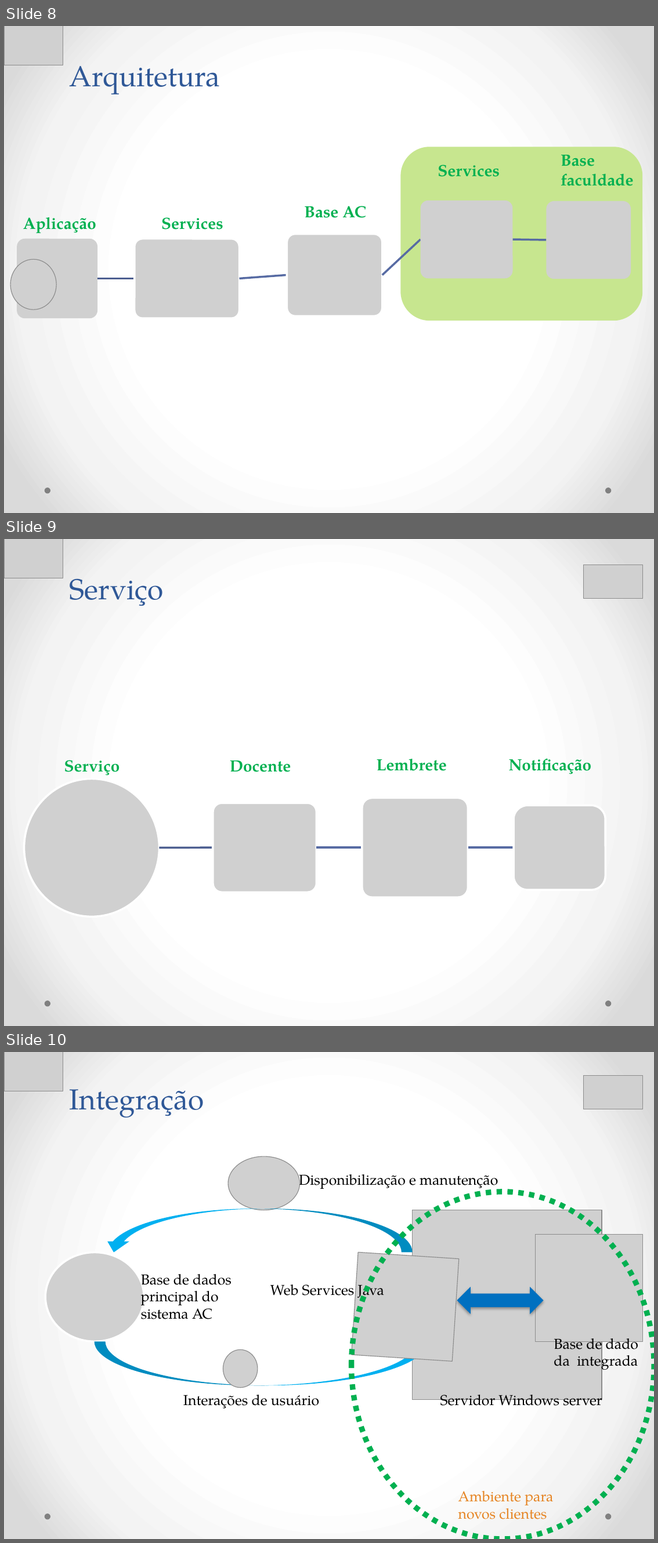
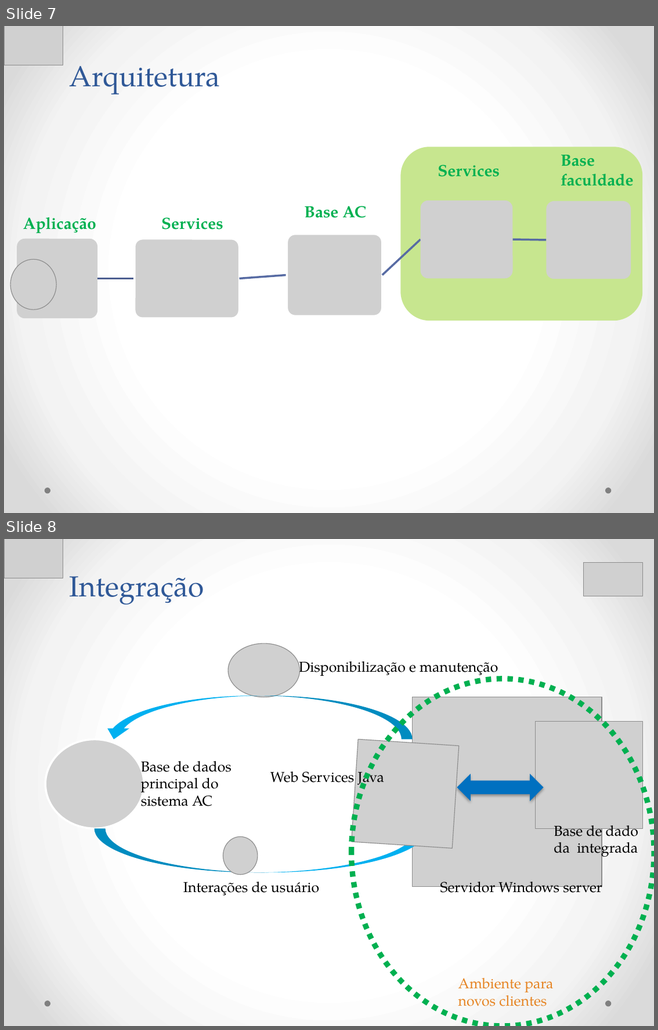
Before and after one commit to Neimarmg/TCC, a slide deck: Documentação final do projeto/Ppt-Final.pptx. Shown one above the other, each under a label of ours: slides 8, 9 and 10 before the commit, slides 7 and 8 after it. The pictures are 658x1543 and 658x1030 pixels, drawn with LibreOffice and Linux fonts; fonts in the diff are those of the drawing; grey boxes stand for pictures. Boxes give left, top, right and bottom in pixels: in the first picture for what was removed or moved away, otherwise in the second. Text is boxed around its words. In the diff, an @@ line names an element or a change of style, - is before the commit and + after.

```diff
--- a/Documentação final do projeto/Ppt-Final.pptx
+++ b/Documentação final do projeto/Ppt-Final.pptx
@@ slide 9 removed at (4,539,654,1026), background gradient #FFFFFF to #F4F4F4 to #DADADA; not listed: 2 template elements that a slide beside it also shows @@
@@ picture removed at (4,539,63,578) @@
@@ picture removed at (583,565,643,599) @@
@@ title removed at (70,578,164,606) @@
-Serviço
@@ text removed at (64,760,120,776) @@
-Serviço
@@ text removed at (230,761,291,772) @@
-Docente
@@ text removed at (376,759,447,771) @@
-Lembrete
@@ text removed at (509,758,591,774) @@
-Notificação
@@ group removed at (24,779,605,917): 4 pictures, 3 freeform shapes @@
@@ what was slide 8 is now slide 7 @@
@@ what was slide 10 is now slide 8 @@
```
Also in this commit, not shown: 2 slides changed, 1 other slide removed.
